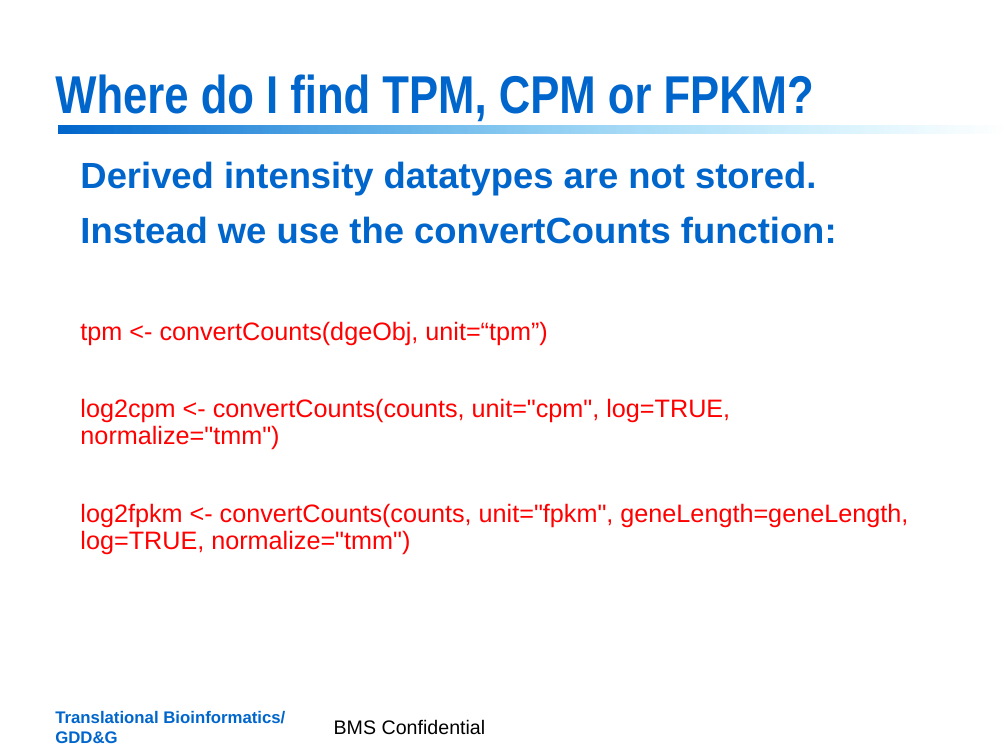
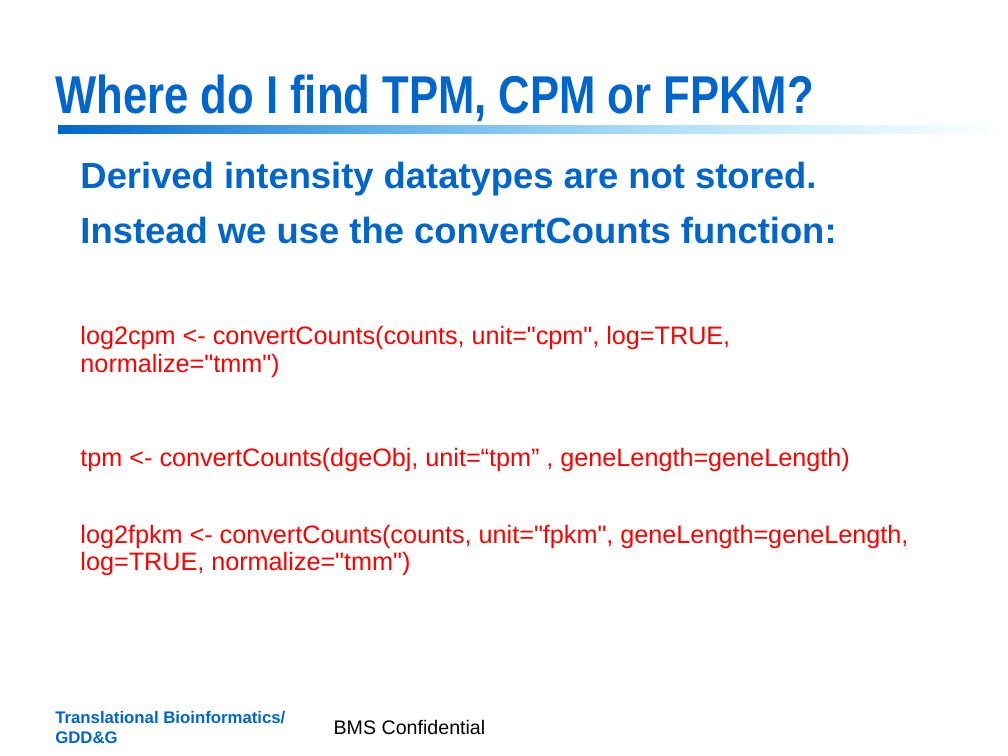
Before and after one commit to jrthompson54/DGE.Tools2, a slide deck: slide 14 of DGE_Tools_Training_Mar2019.pptx (slide 16 before the commit). Drawn at 1008x756 pixels with LibreOffice and Linux fonts; fonts in the diff are those of the drawing; background and template pictures are left out. Boxes give left, top, right and bottom in pixels: in the first picture for what was removed or moved away, otherwise in the second. Text is boxed around its words. In the diff, an @@ line names an element or a change of style, - is before the commit and + after.

```diff
--- a/DGE_Tools_Training_Mar2019.pptx
+++ b/DGE_Tools_Training_Mar2019.pptx
@@ text at box(80, 321, 547, 346): paragraph removed @@
-tpm <- convertCounts(dgeObj, unit=“tpm”)
@@ text at box(80, 447, 849, 472): paragraph added @@
+tpm <- convertCounts(dgeObj, unit=“tpm” , geneLength=geneLength)
```
Also in this commit, not shown: 2 slides removed, 4 other files.
